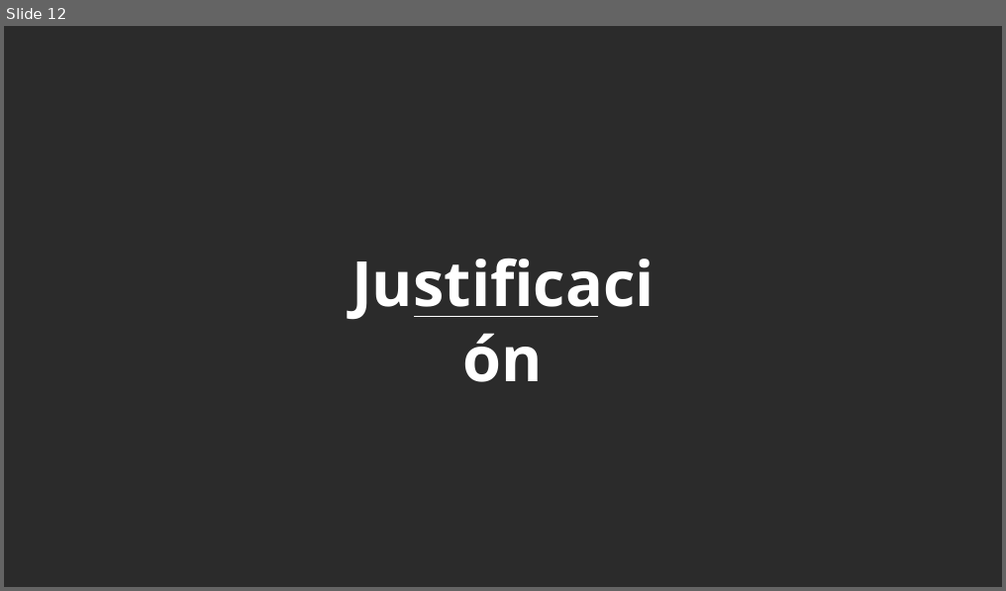
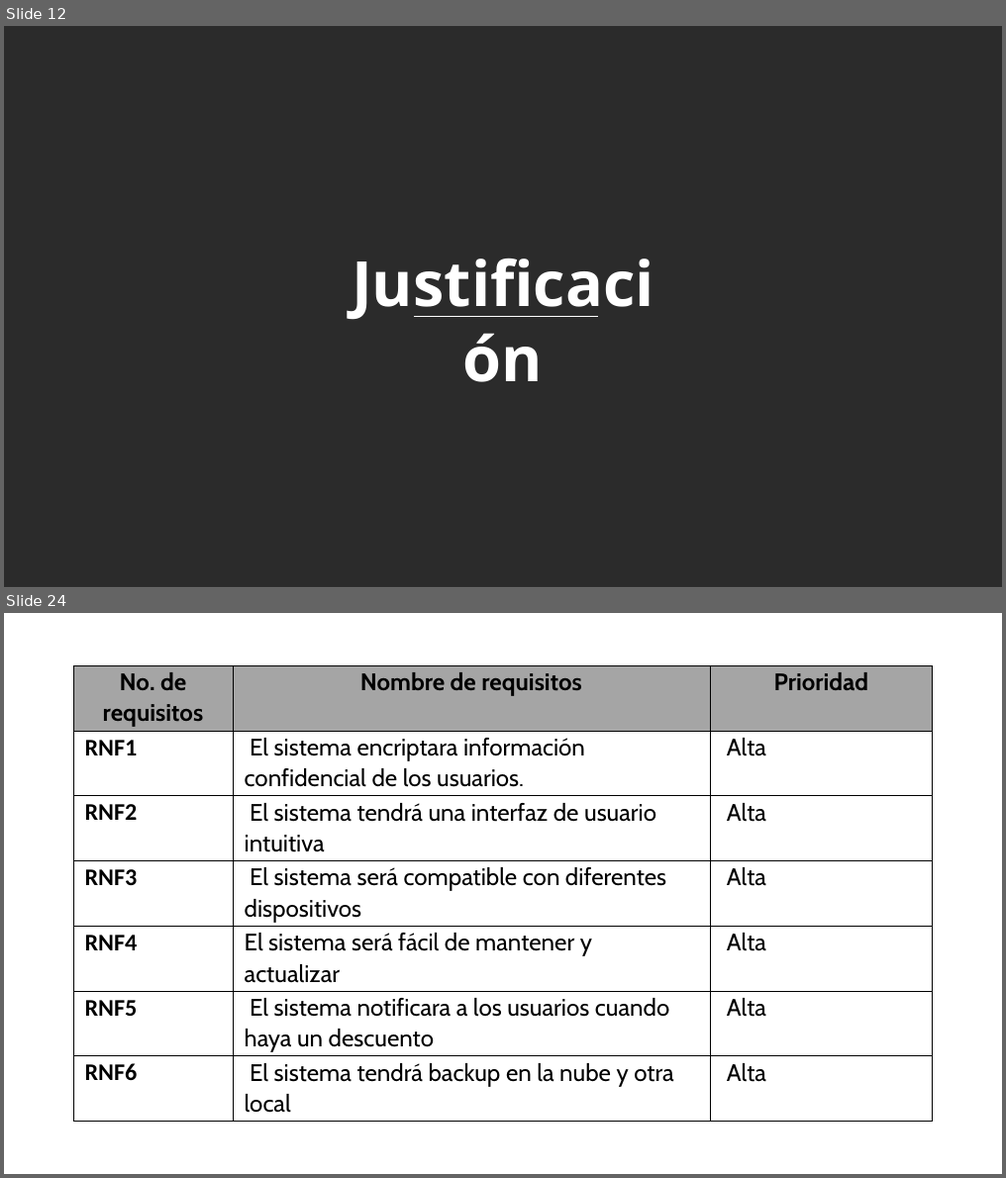
Before and after one commit to cmsrwood/mrhomero, a slide deck: entregables/Entregable #1.pptx. Shown one above the other, each under a label of ours: slide 12 before the commit, slides 12 and 24 after it; the slides between them are not shown. The pictures are 1006x591 and 1006x1178 pixels, drawn with LibreOffice and Linux fonts; fonts in the diff are those of the drawing; background and template pictures are left out; a plain dark background stands for a picture behind light text. Boxes give left, top, right and bottom in pixels: in the first picture for what was removed or moved away, otherwise in the second. Text is boxed around its words. In the diff, an @@ line names an element or a change of style, - is before the commit and + after.

```diff
--- a/entregables/Entregable #1.pptx
+++ b/entregables/Entregable #1.pptx
@@ slide 24 added at [4, 613, 1002, 1174], background #FFFFFF @@
@@ table added at [73, 665, 933, 1121], 7 rows, 3 columns @@
+No. de requisitos | Nombre de requisitos | Prioridad
+RNF1 | El sistema encriptara información confidencial de los usuarios. | Alta
+RNF2 | El sistema tendrá una interfaz de usuario intuitiva | Alta
+RNF3 | El sistema será compatible con diferentes dispositivos | Alta
+RNF4 | El sistema será fácil de mantener y actualizar | Alta
+RNF5 | El sistema notificara a los usuarios cuando haya un descuento | Alta
+RNF6 | El sistema tendrá backup en la nube y otra local | Alta
```
Also in this commit, not shown: 7 slides changed, 21 other slides added, 1 other file.
